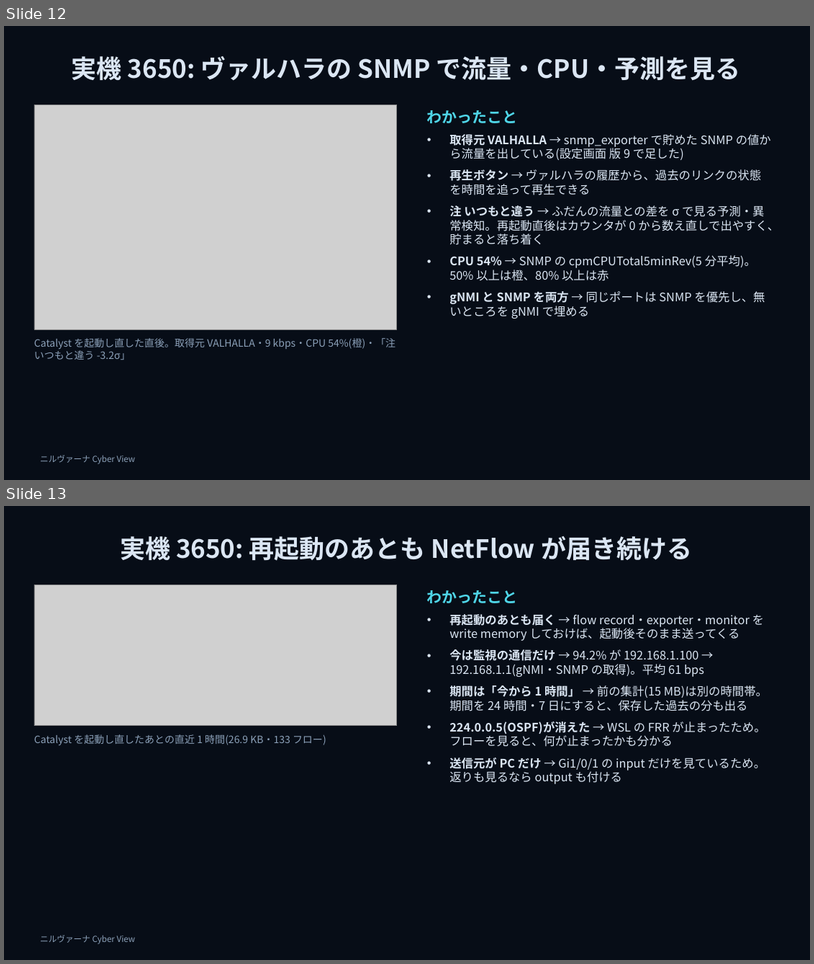
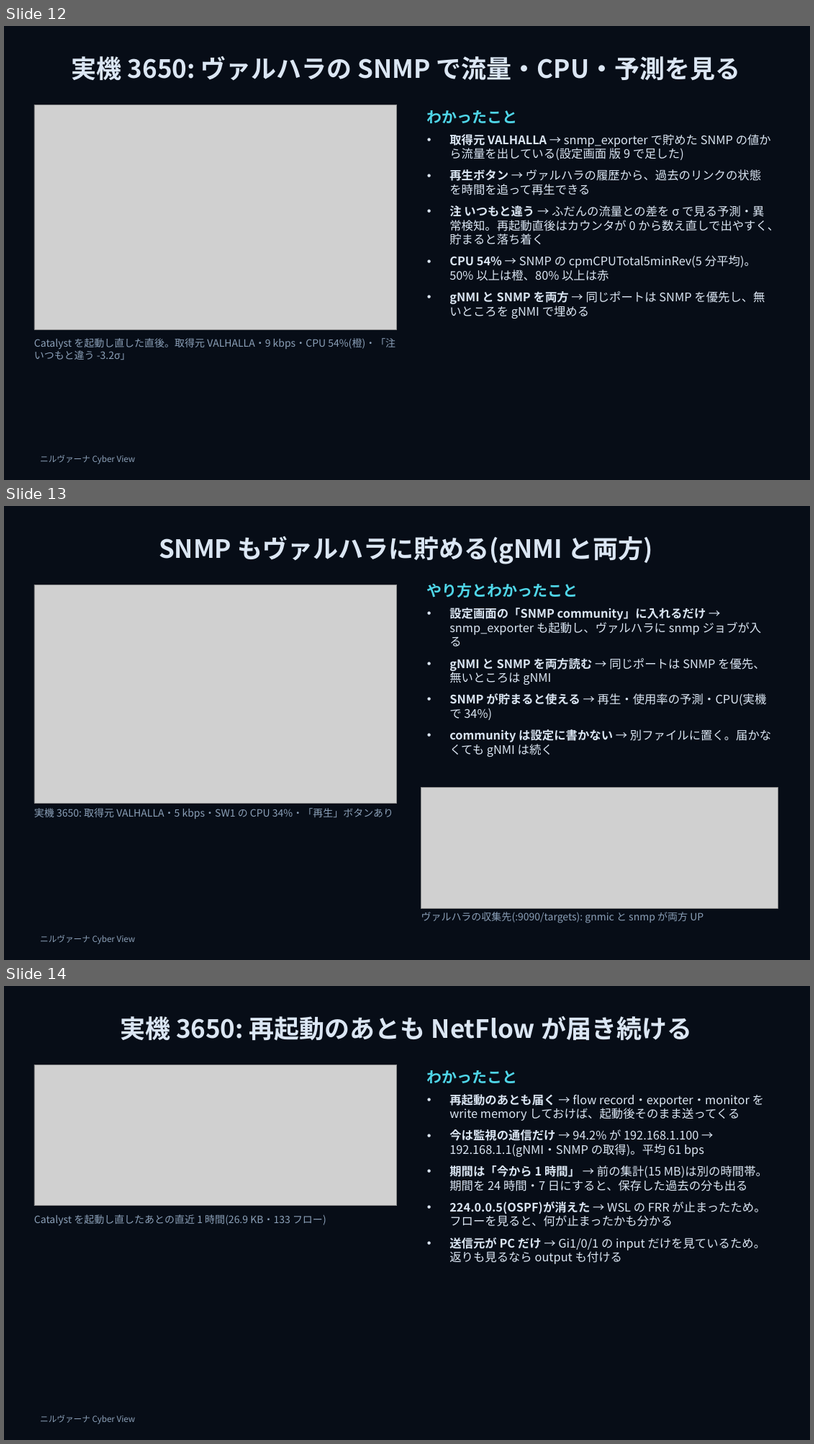
Before and after one commit to w-index-m/nirvana-lab, a slide deck: docs/nirvana-introduction-v2.pptx. Shown one above the other, each under a label of ours: slides 12 and 13 before the commit, slides 12, 13 and 14 after it. The pictures are 814x964 and 814x1444 pixels, drawn with LibreOffice and Linux fonts; fonts in the diff are those of the drawing; grey boxes stand for pictures; background and template pictures are left out. Boxes give left, top, right and bottom in pixels: in the first picture for what was removed or moved away, otherwise in the second. Text is boxed around its words. In the diff, an @@ line names an element or a change of style, - is before the commit and + after.

```diff
--- a/docs/nirvana-introduction-v2.pptx
+++ b/docs/nirvana-introduction-v2.pptx
@@ slide 13 added at [4, 506, 810, 960], background picture (left out); not listed: 1 template element that a slide beside it also shows @@
@@ title added at [159, 536, 653, 564], 30 pt, text #DBE6F3, bold @@
+SNMP もヴァルハラに貯める(gNMI と両方)
@@ picture added at [34, 584, 397, 803] @@
@@ text added at [427, 583, 772, 757], 14 pt, text #DBE6F3 @@
+やり方とわかったこと
+• 設定画面の「SNMP community」に入れるだけ → snmp_exporter も起動し、ヴァルハラに snmp ジョブが入る
+• gNMI と SNMP を両方読む → 同じポートは SNMP を優先、無いところは gNMI
+• SNMP が貯まると使える → 再生・使用率の予測・CPU(実機で 34%)
+• community は設定に書かない → 別ファイルに置く。届かなくても gNMI は続く
@@ text added at [34, 808, 394, 818], 12 pt, text #8BA0B8 @@
+実機 3650: 取得元 VALHALLA・5 kbps・SW1 の CPU 34%・「再生」ボタンあり
@@ picture added at [422, 788, 778, 908] @@
@@ text added at [422, 911, 704, 923], 12 pt, text #8BA0B8 @@
+ヴァルハラの収集先(:9090/targets): gnmic と snmp が両方 UP
@@ what was slide 13 is now slide 14 @@
```
Also in this commit, not shown: 4 other files.
